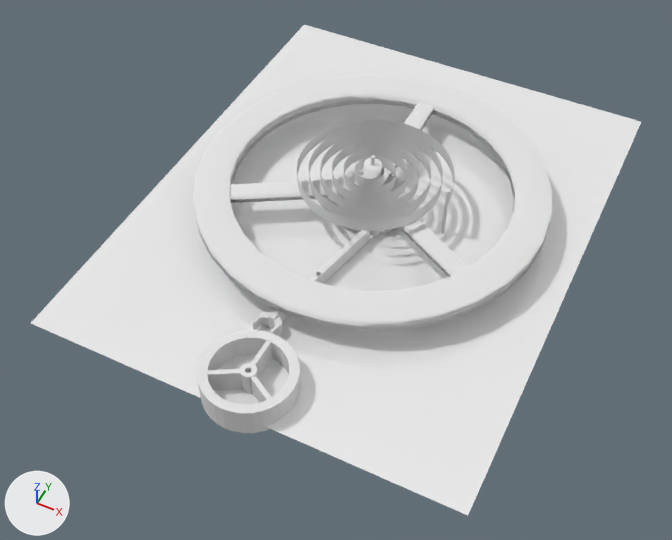
An edit to the Blender file clock.blend, drawn before and after from the same camera.
One viewpoint serves both versions: a camera (50 mm lens) standing at (3.08, -7.07, 7.29) and looking at (-0.04, -0.83, -0.51). The axes (+X, +Y, +Z) are drawn at lower left. The lights are the same throughout.

The scene before the commit, as lines of its bpy script (objects in view):
```python
me_spiral = bpy.data.meshes.new('Spiral')
me_spiral.from_pydata(...)  # 1456 vertices, 726 faces, 2 loose edges; spans x -0.85..0.91, y -0.81..0.88, z 0.0..0.15
me_spiral.polygons.foreach_set('use_smooth', [True] * 726)
me_spiral.materials.append(mat_マテリアル_001)  # white #e5e5e5
me_円柱_004 = bpy.data.meshes.new('円柱.004')
me_円柱_004.from_pydata(...)  # 306 vertices, 210 faces; spans x -2.1..2.1, y -14.5..16.7, z -1.5..1.0
me_円柱_004.materials.append(mat_マテリアル_001)  # white #e5e5e5
me_平面 = bpy.data.meshes.new('平面')
me_平面.from_pydata([(-1.0, -1.0, 0.0), (1.0, -1.0, 0.0), (-1.0, 1.0, 0.0), (1.0, 1.0, 0.0)], [], [(0, 1, 3, 2)])
me_平面.materials.append(mat_material)  # white #ffffff
ob_spiral = bpy.data.objects.new('Spiral', me_spiral)
ob_spiral.location = (0.0, 0.0, 0.2)
ob_円柱 = bpy.data.objects.new('円柱', me_円柱_004)
ob_円柱.location = (0.0, -1.32, -0.13)
ob_円柱.rotation_euler = (0.0, 0.0, -0.209)  # degrees (0, 0, -12)
ob_円柱.scale = (0.0623, 0.0623, 0.0691)
ob_平面 = bpy.data.objects.new('平面', me_平面)
ob_平面.location = (-0.01, -0.09, -0.25)
ob_平面.scale = (2.41, 3.02, 1.73)
# also in view: '立方体.011' at (0.0, -2.77, -0.15); '円柱.002' at (0.0, 0.0, 0.09)
```
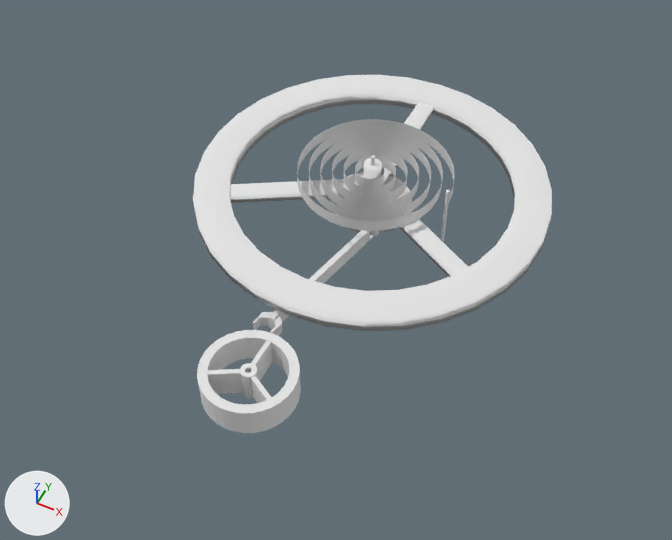
Pixel boxes (x1, y1, x2, y2) of what changed, in the pictures (672 x 540 px):
'平面', hidden
    before: (31, 25, 641, 515)
part 1 of me_円柱_004, cut back
    before: (269, 230, 368, 319)
    after: (268, 230, 368, 319)

The change in detail:
me_円柱_004 is used by ob_円柱; location (0.0, -1.32, -0.13); rotation (0.0, 0.0, -0.209), in degrees (0, 0, -12); scale (0.0623, 0.0623, 0.0691).
me_円柱_004 had 306 vertices, 210 faces and spanned x -2.1..2.1, y -14.5..16.7, z -1.5..1.0.
me_円柱_004 now has 240 vertices, 178 faces, 2 loose edges and spans x -2.1..2.1, y -14.5..16.7, z -1.5..1.0.
Part 1, on me_円柱_004:
66 vertices are removed from x -0.4..0.4, y -0.4..0.4, z -1.5..1.0.
36 faces are deleted.
2 loose edges are added.
4 new faces join them.
Object '平面' (ob_平面) is rescaled from (2.41, 3.02, 1.73) to (2.41, 3.65, 1.73).
Object '平面' (ob_平面) is now hidden.
